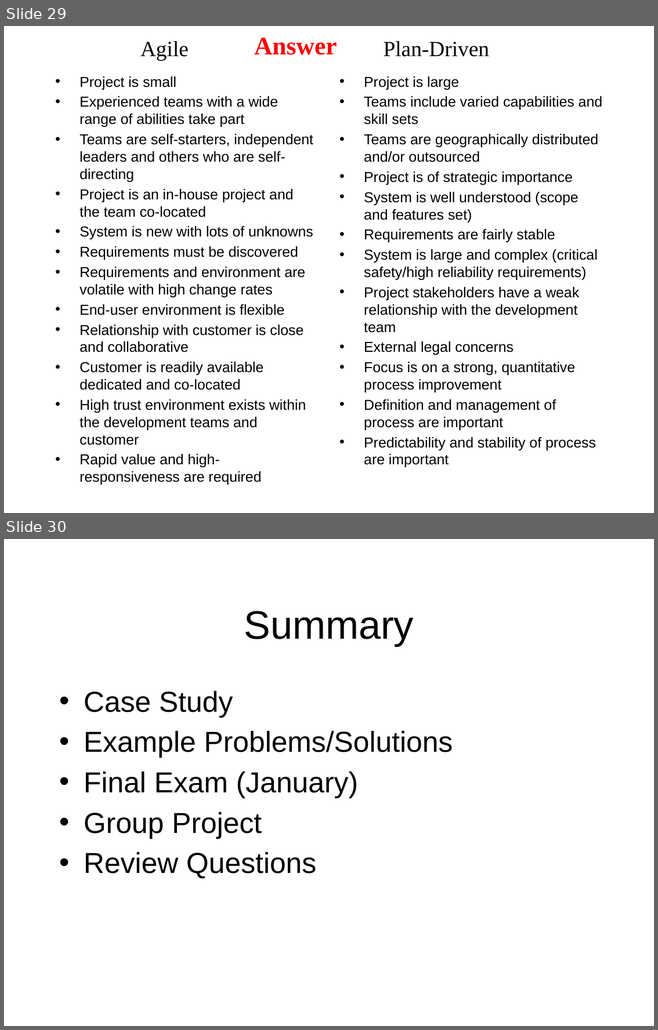
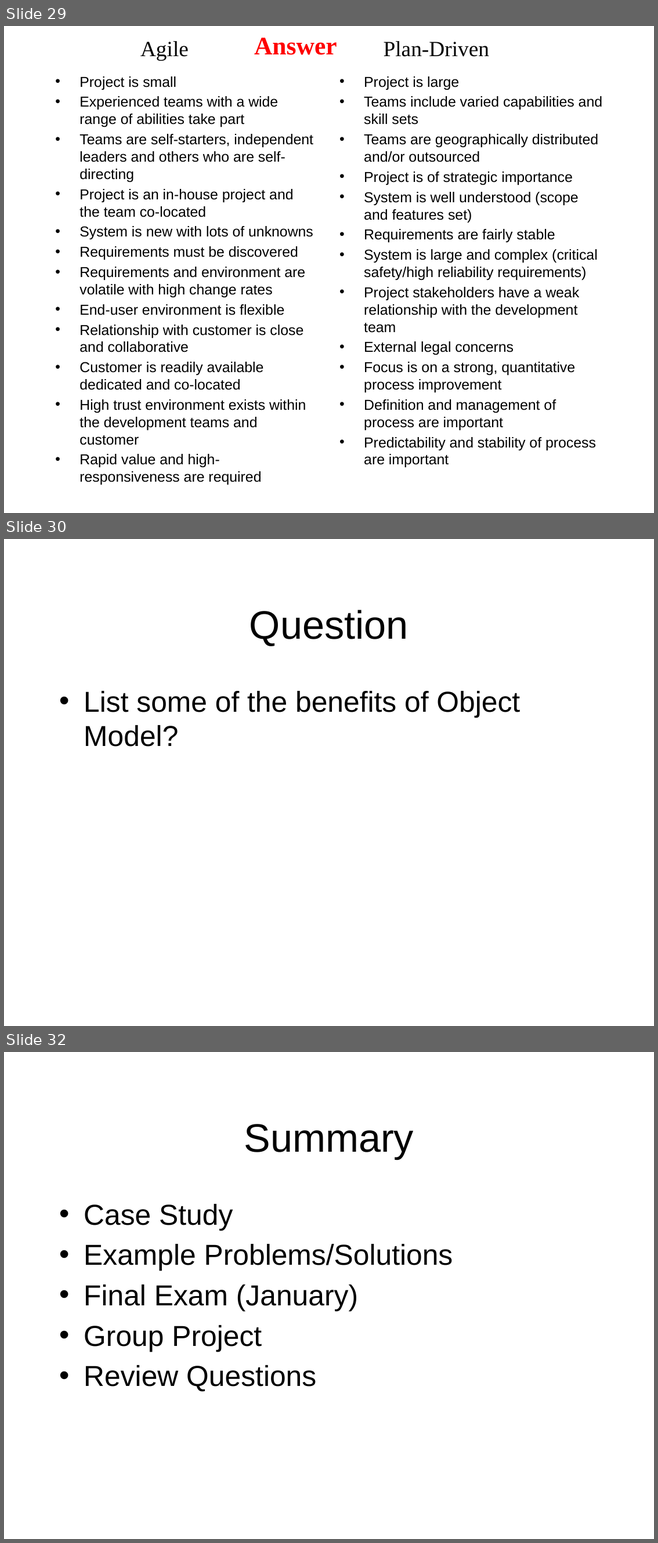
Before and after one commit to octaviordz/zjnu2017.github.io, a slide deck: OOAD/lectures/110--Revision.pptx. Shown one above the other, each under a label of ours: slides 29 and 30 before the commit, slides 29, 30 and 32 after it; the slides between them are not shown. The pictures are 658x1030 and 658x1543 pixels, drawn with LibreOffice and Linux fonts; fonts in the diff are those of the drawing. Boxes give left, top, right and bottom in pixels: in the first picture for what was removed or moved away, otherwise in the second. Text is boxed around its words. In the diff, an @@ line names an element or a change of style, - is before the commit and + after.

```diff
--- a/OOAD/lectures/110--Revision.pptx
+++ b/OOAD/lectures/110--Revision.pptx
@@ slide 30 added at box(4, 539, 654, 1026), background #FFFFFF @@
@@ title added at box(249, 610, 408, 646), 44 pt, text #000000 @@
+Question
@@ text added at box(83, 691, 520, 747), 32 pt, text #000000 @@
+• List some of the benefits of Object Model?
@@ what was slide 30 is now slide 32 @@
```
Also in this commit, not shown: 3 other slides added.
